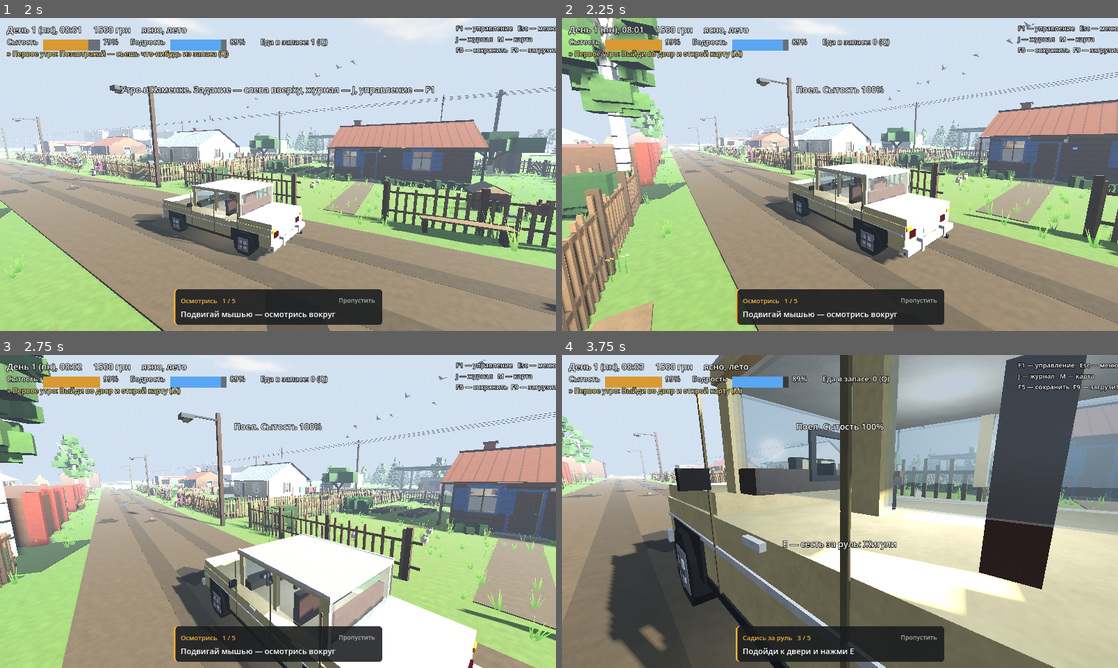
Above: before the commit, frames 1-4 (two rows, left to right).
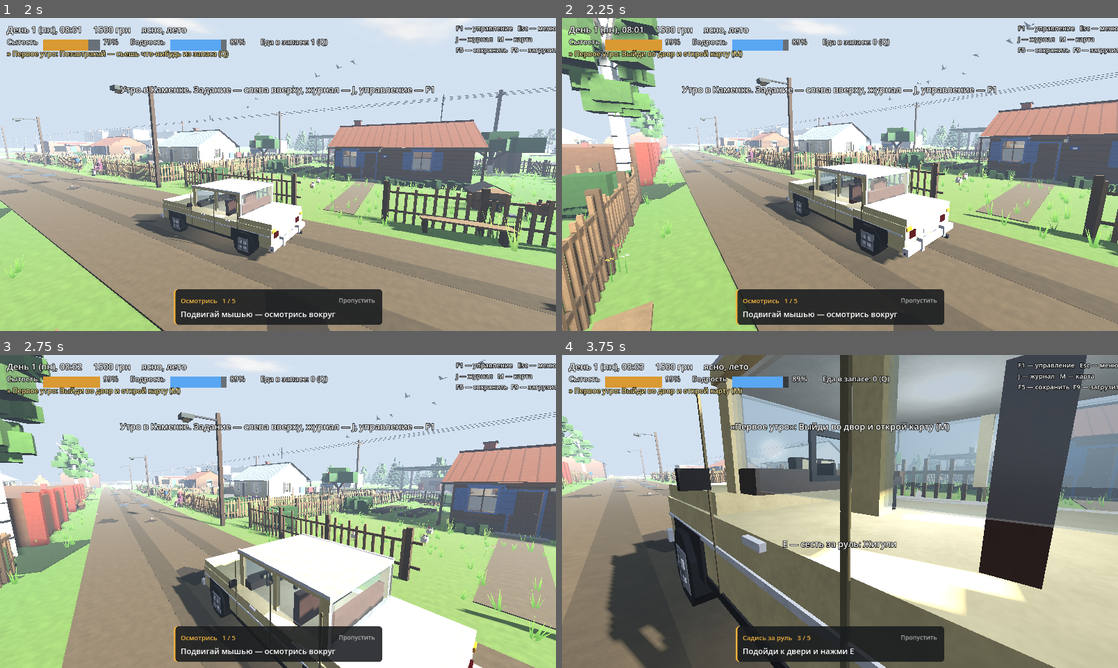
Above: after the commit, the same moments.

Repository: Bobi3f/666666
Game: Godot game, scene res://scenes/World.tscn
Two runs of this game, one before a commit and one after it. Both use one fixed random seed, a clock stepped at 60 frames per second and the inputs below.
Inputs (mouse positions are in pixels of both pictures, inside the frame that each line leads up to):
- Up to frame 1 (2 s): click "Начать" at 0.5 s; move the mouse to (305, 174) at 1.27 s; hold W from 1.28 s (still down); tap E at 1.35 s; click (305, 174) at 1.42 s; tap Space at 1.52 s
- Up to frame 2 (2.25 s): keep holding W; move the mouse to (812, 174) at 2.02 s; tap Q at 2.1 s
- Up to frame 3 (2.75 s): keep holding W; tap Space at 2.27 s
- Up to frame 4 (3.75 s): keep holding W; move the mouse to (851, 505) at 2.77 s; tap C at 2.85 s; move the mouse to (834, 517) at 3.52 s; tap Shift at 3.6 s; click (834, 517) at 3.67 s

Frame 1 is identical in both runs. In frame 2, 0.9% of the frame differs, in the area x 21-79%, y 21-25%; in frame 3, 0.9%; in frame 4, 0.7%.

Commit message:
Сообщения по очереди: каждое видно хотя бы пару секунд
Co-Authored-By: Claude Opus 5.5 <noreply@anthropic.com>
Claude-Session: https://claude.ai/code/session_01UVk6wNNM2FjtKcFVRWCFoE

Diff:
--- a/scripts/ui/hud.gd
+++ b/scripts/ui/hud.gd
@@ -12,6 +12,11 @@
 var _prompt: Label
 var _msg: Label
 var _msg_time := 0.0
+## Сообщения, пришедшие почти одновременно, показываем по очереди: каждое —
+## хотя бы пару секунд, иначе второе стирает первое, не дав прочитать.
+var _queue: Array[String] = []
+const MSG_TIME := 4.0
+const MSG_MIN := 2.2
 var _goal: Label
 var _keys_hint: Label
 
@@ -113,8 +118,17 @@
 
 
 func show_message(text: String) -> void:
-	_msg.text = GameManager.touch_text(text)
-	_msg_time = 4.0
+	var t := GameManager.touch_text(text)
+	if t == _msg.text or _queue.has(t):
+		return
+	# Текущее висит меньше MSG_MIN — новое ждёт своей очереди
+	if _msg_time > MSG_TIME - MSG_MIN and _msg.text != "":
+		if _queue.size() >= 4:
+			_queue.pop_front()
+		_queue.append(t)
+		return
+	_msg.text = t
+	_msg_time = MSG_TIME
 
 
 func _process(delta: float) -> void:
@@ -178,6 +192,9 @@
 	if GameManager.touch_mode and car and car.driver:
 		msg_y = _car.offset_top + 50.0
 	_msg.offset_top = maxf(msg_y, _goal.position.y + _goal.get_combined_minimum_size().y + 8.0)
+	if not _queue.is_empty() and _msg_time <= MSG_TIME - MSG_MIN:
+		_msg.text = _queue.pop_front()
+		_msg_time = MSG_TIME
 	if _msg_time > 0.0:
 		_msg_time -= delta
 		_msg.modulate.a = clampf(_msg_time, 0.0, 1.0)
